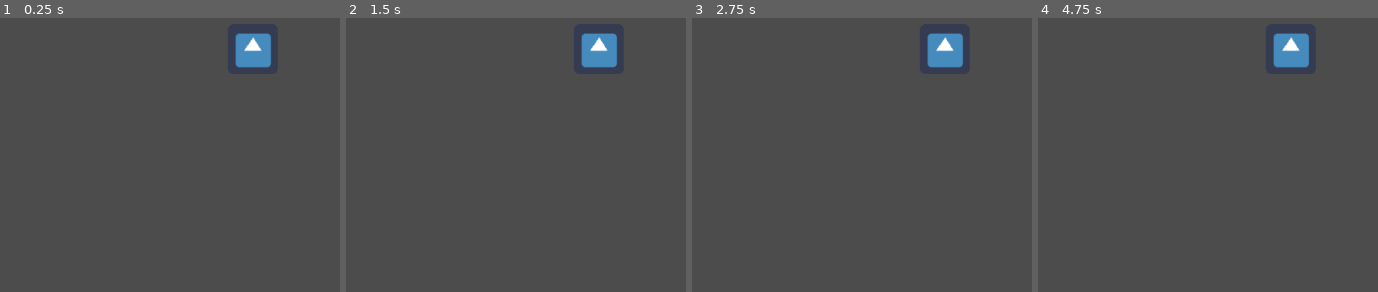
Above: before the commit, frames 1-4 (left to right).
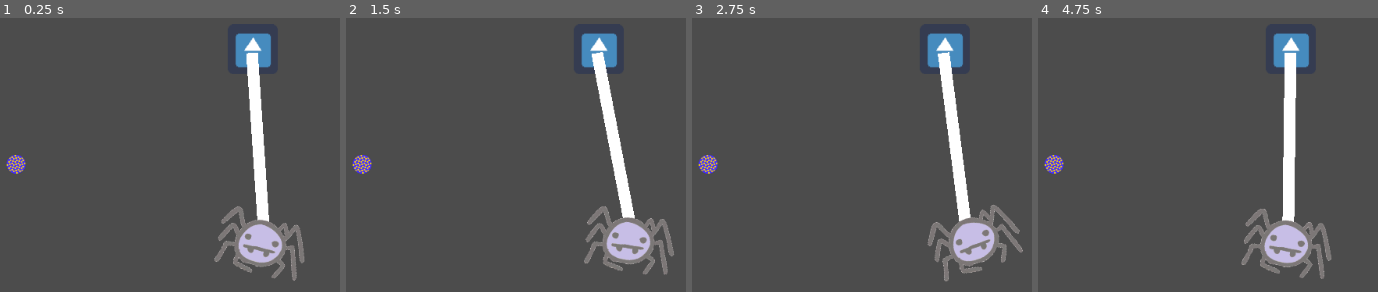
Above: after the commit, the same moments.

Repository: MarmotaGames/aracnotopia
Game: Godot game, scene res://web/newWeb/newWeb.tscn
Two runs of this game, one before a commit and one after it. Both use one fixed random seed, a clock stepped at 60 frames per second and the inputs below. This scene is started directly instead of the project's main scene. The engine's default icon, where the game draws it, is replaced by a stand-in: a white triangle on a blue panel in a dark square.
Inputs (mouse positions are in pixels of both pictures, inside the frame that each line leads up to):
- Up to frame 1 (0.25 s): no input
- Up to frame 2 (1.5 s): tap Enter (ui_accept) at 0.5, 0.77 s; move the mouse to (outside the picture) at 0.52 s; hold Right (ui_right) 0.53-1.28 s; hold H (aga) 0.53-1.28 s; click (outside the picture) at 0.67 s; move the mouse to (495, 231) at 1.27 s; hold Down (ui_down) from 1.28 s (still down); right-click (495, 231) at 1.35 s
- Up to frame 3 (2.75 s): tap Enter (ui_accept) at 1.52 s; move the mouse to (outside the picture) at 2.02 s; release Down (ui_down) at 2.03 s; hold Right (ui_right) from 2.03 s (still down); hold L (secretar) from 2.03 s (still down)
- Up to frame 4 (4.75 s): move the mouse to (outside the picture) at 2.77 s; release Right (ui_right) at 2.78 s; release L (secretar) at 2.78 s; hold Up (ui_up) 2.78-3.53 s; tap H (aga) at 2.85 s; click (outside the picture) at 2.92 s; tap Enter (ui_accept) at 3.02, 3.77, 4.52 s; move the mouse to (outside the picture) at 3.52 s; hold Left (ui_left) from 3.53 s (still down); right-click (outside the picture) at 3.6 s; move the mouse to (1106, 138) at 4.27 s; tap L (secretar) at 4.35 s

The runs differ from the first frame. In frame 1, 5.9% of the frame differs, in the area x 1-90%, y 12-96%; in frame 2, 5.9%; in frame 3, 5.9%; in frame 4, 6.0%, in the area x 1-87%, y 12-96%.

Commit message:
Add simple pendulum case with a Spider, the web and a stone

Diff:
--- a/GodotProject/web/newWeb/newWeb.tscn
+++ b/GodotProject/web/newWeb/newWeb.tscn
@@ -1,15 +1,34 @@
-[gd_scene load_steps=3 format=2]
+[gd_scene load_steps=8 format=2]
 
-[ext_resource path="res://icon.png" type="Texture" id=1]
+[ext_resource path="res://web/ball/Ball.tscn" type="PackedScene" id=1]
+[ext_resource path="res://icon.png" type="Texture" id=2]
+[ext_resource path="res://assets/web/newWeb.png" type="Texture" id=3]
+[ext_resource path="res://assets/player/araineaTransparenteFinal.png" type="Texture" id=4]
 
 [sub_resource type="RectangleShape2D" id=1]
 
 custom_solver_bias = 0.0
 extents = Vector2( 31, 31 )
 
-[node name="Node2D" type="Node2D"]
+[sub_resource type="RectangleShape2D" id=2]
 
-[node name="Pedra" type="StaticBody2D" parent="." index="0"]
+custom_solver_bias = 0.0
+extents = Vector2( 8, 117 )
+
+[sub_resource type="CircleShape2D" id=3]
+
+custom_solver_bias = 0.0
+radius = 32.0
+
+[node name="Node2D" type="Node2D" index="0"]
+
+[node name="Ball" parent="." index="0" instance=ExtResource( 1 )]
+
+position = Vector2( 137.18, 243.867 )
+collision_layer = 1
+collision_mask = 1
+
+[node name="Pedra" type="StaticBody2D" parent="." index="1"]
 
 position = Vector2( 440.145, 96.47 )
 input_pickable = false
@@ -22,9 +41,93 @@
 
 [node name="Sprite" type="Sprite" parent="Pedra" index="0"]
 
-texture = ExtResource( 1 )
+texture = ExtResource( 2 )
 _sections_unfolded = [ "Transform" ]
 
 [node name="CollisionShape2D" type="CollisionShape2D" parent="Pedra" index="1"]
 
 shape = SubResource( 1 )
+
+[node name="Teia" type="RigidBody2D" parent="." index="2"]
+
+position = Vector2( 439.647, 217.67 )
+input_pickable = false
+collision_layer = 1
+collision_mask = 1
+mode = 0
+mass = 1.0
+friction = 1.0
+bounce = 0.0
+gravity_scale = 1.0
+custom_integrator = false
+continuous_cd = 0
+contacts_reported = 0
+contact_monitor = false
+sleeping = false
+can_sleep = true
+linear_velocity = Vector2( 100, 0 )
+linear_damp = -1.0
+angular_velocity = 0.0
+angular_damp = -1.0
+_sections_unfolded = [ "Collision", "Linear" ]
+
+[node name="Sprite" type="Sprite" parent="Teia" index="0"]
+
+texture = ExtResource( 3 )
+_sections_unfolded = [ "Transform" ]
+
+[node name="CollisionShape2D" type="CollisionShape2D" parent="Teia" index="1"]
+
+shape = SubResource( 2 )
+_sections_unfolded = [ "Transform" ]
+
+[node name="PinJoint2D" type="PinJoint2D" parent="Teia" index="2"]
+
+position = Vector2( -0.540344, -107.532 )
+node_a = NodePath("..")
+node_b = NodePath("../../Pedra")
+bias = 0.0
+disable_collision = true
+softness = 0.0
+
+[node name="Aranha" type="RigidBody2D" parent="." index="3"]
+
+position = Vector2( 443.454, 349.852 )
+input_pickable = false
+collision_layer = 1
+collision_mask = 1
+mode = 0
+mass = 1.0
+friction = 1.0
+bounce = 0.0
+gravity_scale = 1.0
+custom_integrator = false
+continuous_cd = 0
+contacts_reported = 0
+contact_monitor = false
+sleeping = false
+can_sleep = true
+linear_velocity = Vector2( 0, 0 )
+linear_damp = -1.0
+angular_velocity = 0.0
+angular_damp = -1.0
+
+[node name="Sprite" type="Sprite" parent="Aranha" index="0"]
+
+scale = Vector2( 0.65, 0.65 )
+texture = ExtResource( 4 )
+_sections_unfolded = [ "Transform" ]
+
+[node name="CollisionShape2D" type="CollisionShape2D" parent="Aranha" index="1"]
+
+position = Vector2( 0.598694, -4.19119 )
+shape = SubResource( 3 )
+
+[node name="PinJoint2D" type="PinJoint2D" parent="Aranha" index="2"]
+
+position = Vector2( -4.19116, -26.9432 )
+node_a = NodePath("..")
+node_b = NodePath("../../Teia")
+bias = 0.0
+disable_collision = true
+softness = 0.0
Binary file added: GodotProject/assets/web/newWeb.png
Not shown, added: GodotProject/assets/web/newWeb.png.import
